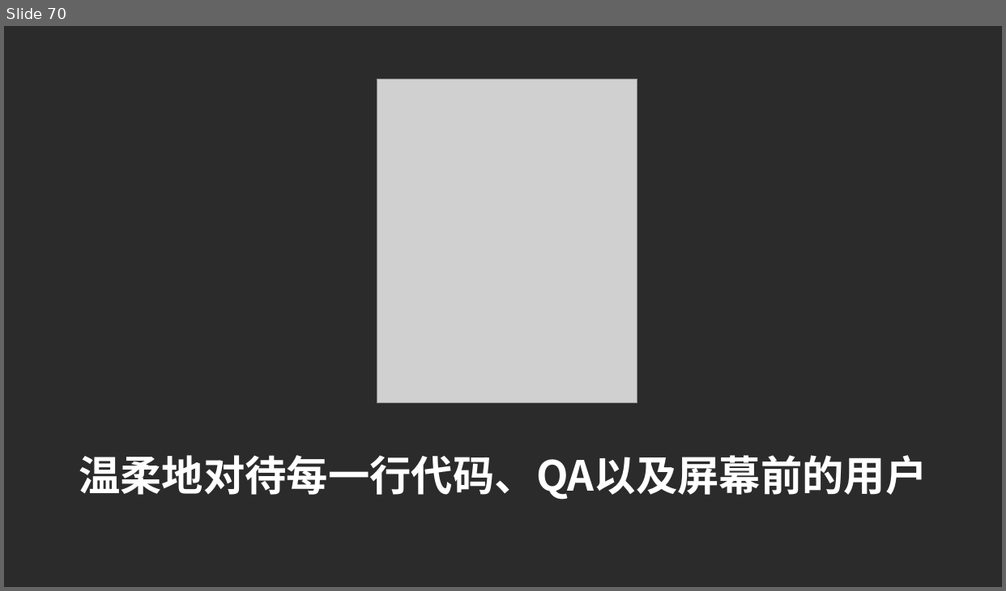
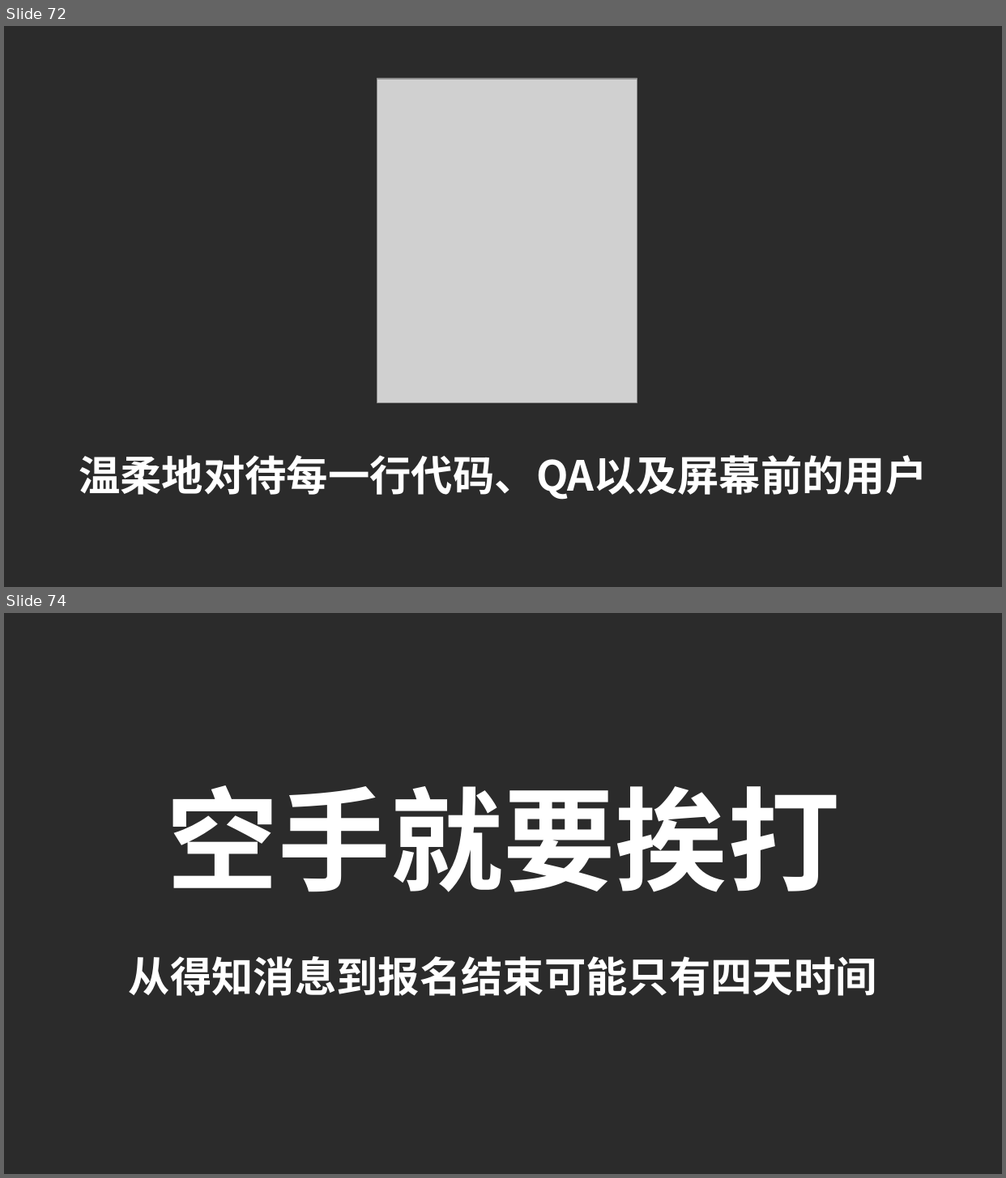
Before and after one commit to SUTFutureCoder/keynote_20141225, a slide deck: keynote2.ppt. Shown one above the other, each under a label of ours: slide 70 before the commit, slides 72 and 74 after it; the slides between them are not shown. The pictures are 1006x591 and 1006x1178 pixels, drawn with LibreOffice and Linux fonts; fonts in the diff are those of the drawing; grey boxes stand for pictures; background and template pictures are left out; a plain dark background stands for a picture behind light text. Boxes give left, top, right and bottom in pixels: in the first picture for what was removed or moved away, otherwise in the second. Text is boxed around its words. In the diff, an @@ line names an element or a change of style, - is before the commit and + after.

```diff
--- a/keynote2.ppt
+++ b/keynote2.ppt
@@ slide 74 added at [4,613,1002,1174], background picture (left out) @@
@@ text added at [166,786,840,892], 81 pt, text #FFFFFF, bold @@
+空手就要挨打
@@ text added at [129,956,877,996], 30 pt, text #FFFFFF, bold @@
+从得知消息到报名结束可能只有四天时间
@@ what was slide 70 is now slide 72 @@
```
Also in this commit, not shown: 8 slides changed, 22 other slides added, 17 slides removed, 1 other file.
